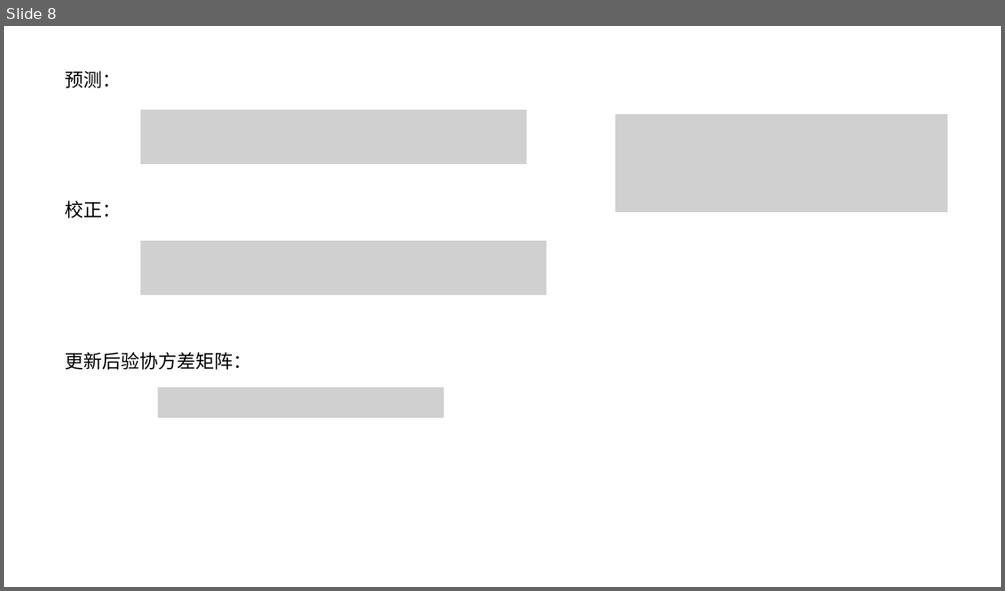
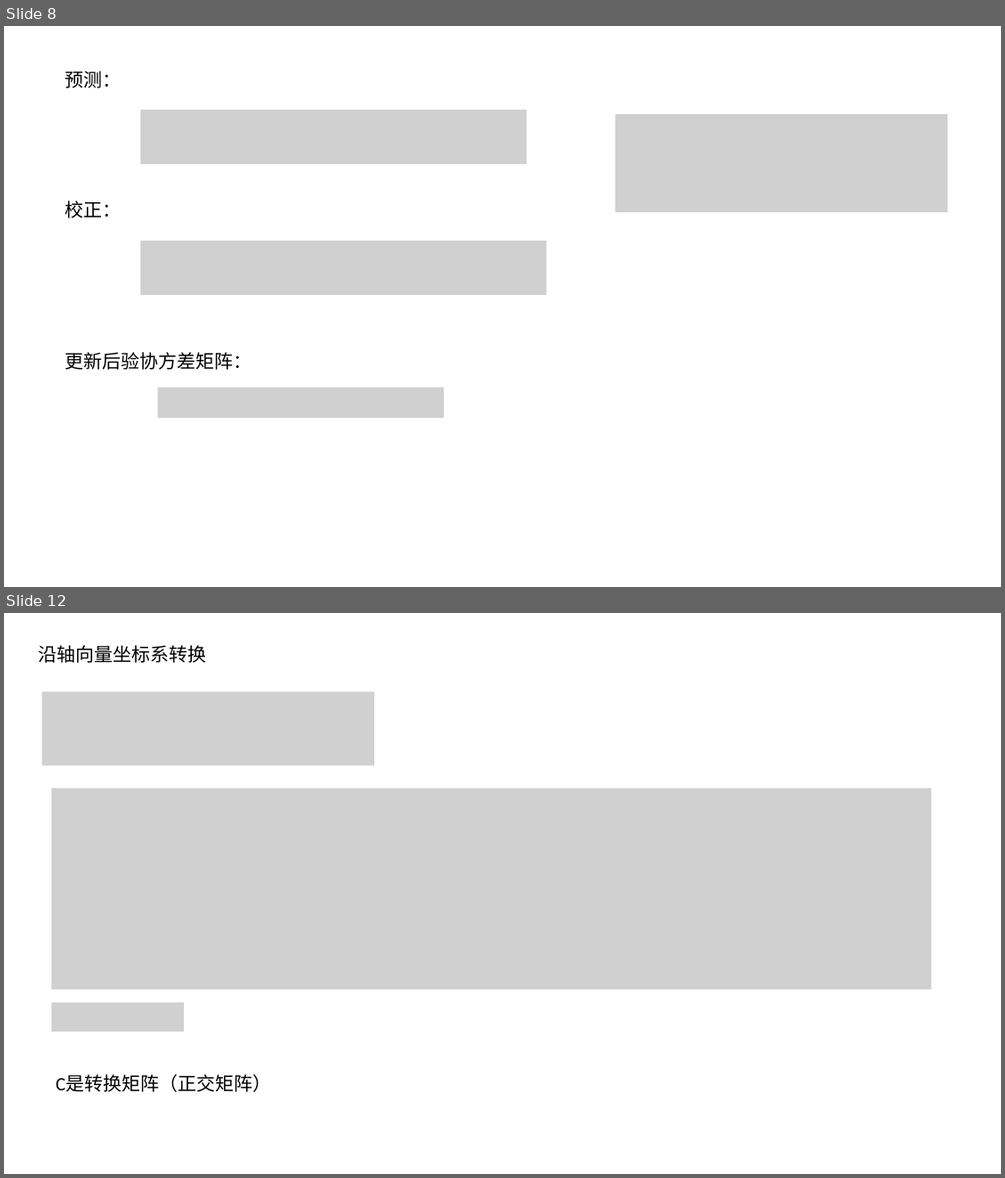
Before and after one commit to Astronute/filter_utils, a slide deck: 滤波.pptx. Shown one above the other, each under a label of ours: slide 8 before the commit, slides 8 and 12 after it; the slides between them are not shown. The pictures are 1005x591 and 1005x1178 pixels, drawn with LibreOffice and Linux fonts; fonts in the diff are those of the drawing; grey boxes stand for pictures. Boxes give left, top, right and bottom in pixels: in the first picture for what was removed or moved away, otherwise in the second. Text is boxed around its words. In the diff, an @@ line names an element or a change of style, - is before the commit and + after.

Commit message:
# 增加状态估计矩阵

```diff
--- a/滤波.pptx
+++ b/滤波.pptx
@@ slide 12 added at (4,613,1001,1174), background #FFFFFF @@
@@ text added at (38,645,206,663), 18 pt, text #000000 @@
+沿轴向量坐标系转换
@@ picture added at (42,691,374,765) @@
@@ picture added at (51,788,931,989) @@
@@ picture added at (51,1003,184,1032) @@
@@ text added at (56,1075,271,1092), 18 pt, text #000000 @@
+C是转换矩阵（正交矩阵）
```
Also in this commit, not shown: 5 other slides added, 3 other files.
